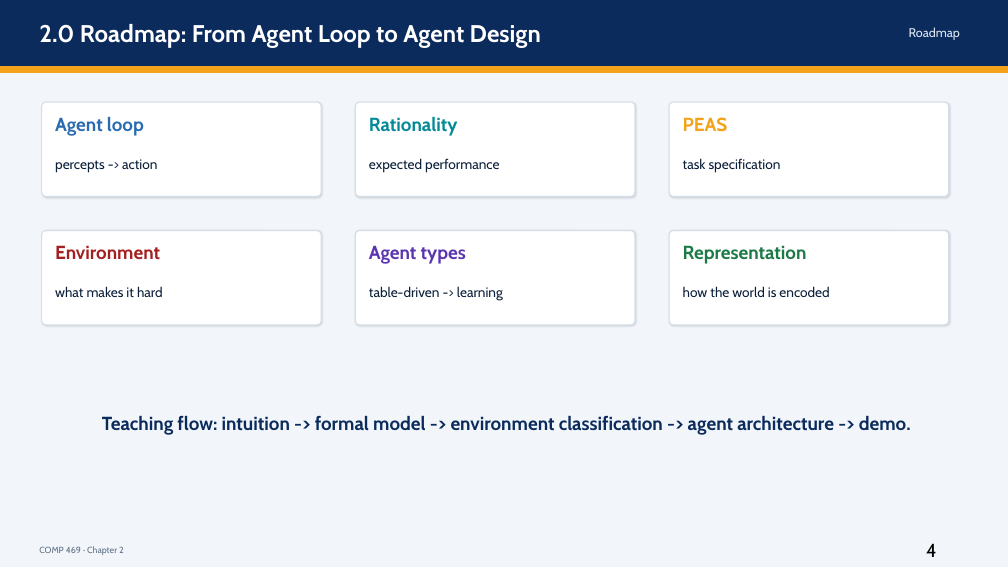
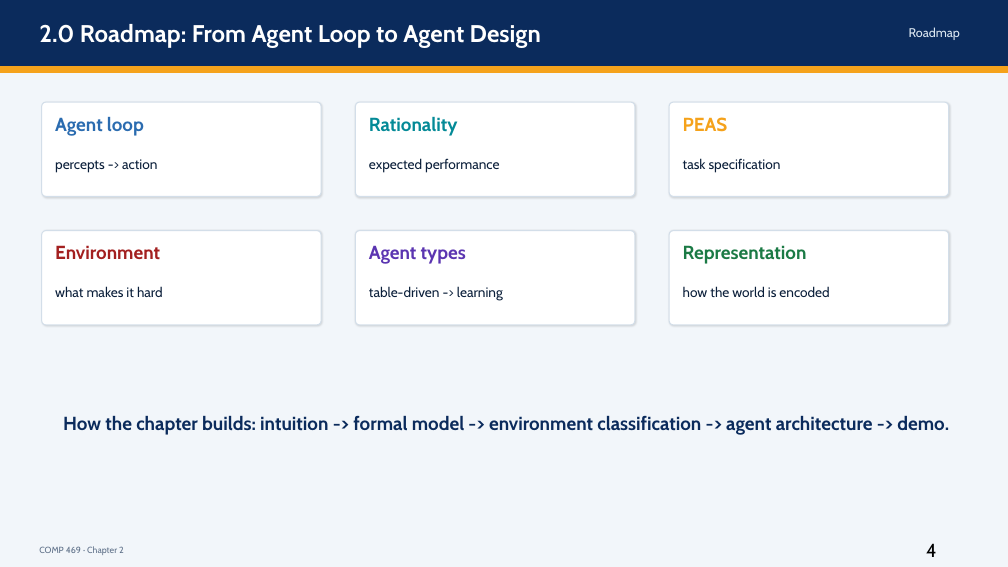
Before and after one commit to DrNatas/Comp_469, a slide deck: slide 4 of Fall 2026/L02 - Intelligent Agents/Chapter 2 - Intelligent Agents.pptx. Drawn at 1008x567 pixels with LibreOffice and Linux fonts; fonts in the diff are those of the drawing. Boxes give left, top, right and bottom in pixels: in the first picture for what was removed or moved away, otherwise in the second. Text is boxed around its words. In the diff, an @@ line names an element or a change of style, - is before the commit and + after.

```diff
--- a/Fall 2026/L02 - Intelligent Agents/Chapter 2 - Intelligent Agents.pptx
+++ b/Fall 2026/L02 - Intelligent Agents/Chapter 2 - Intelligent Agents.pptx
@@ text at <box>63,416,949,435</box>: text changed @@
-Teaching flow: intuition -> formal model -> environment classification -> agent architecture -> demo.
+How the chapter builds: intuition -> formal model -> environment classification -> agent architecture -> demo.
```
Also in this commit, not shown: 37 other slides changed, 2 other files.
